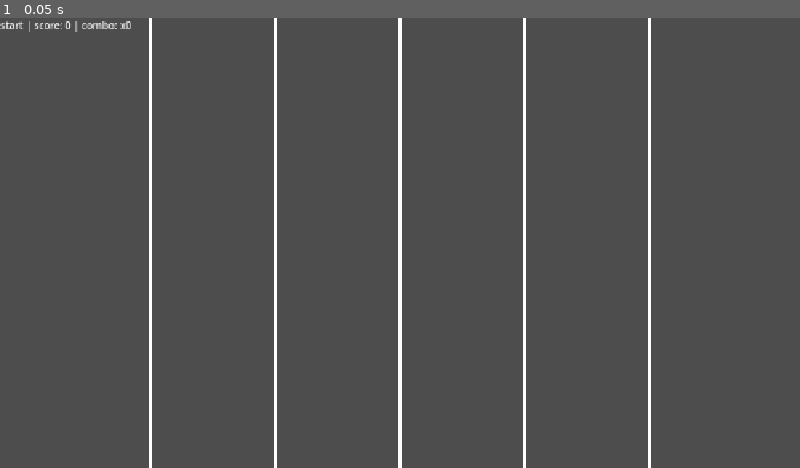
Above: before the commit, frame 1.
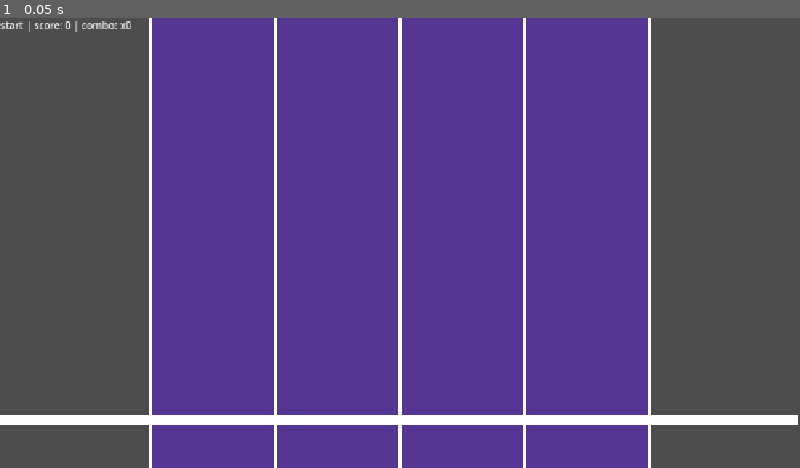
Above: after the commit, the same moment.

Repository: kocio07/rhytm-game
Game: Godot game, scene res://sceny/main.tscn
Same seed, same stepped clock (60 frames per second), same inputs: the game is played once before the commit and once after it. Sound files missing from this copy of the repository are replaced by a short silence.
Inputs:
- Up to frame 1 (0.05 s): no input

The runs differ from the first frame. In frame 1, 62% of the frame differs, in the area x 0-100%, y 0-100%.

Commit message:
added hit lane txt

Diff:
--- a/rhytmgame/sceny/main.tscn
+++ b/rhytmgame/sceny/main.tscn
@@ -240,7 +240,7 @@
 	var left = lane_centers[0] - lane_spacing / 2.0
 	# tlo torów
 	for i in range(LANE_COUNT):
-		draw_rect(Rect2(left + i * lane_spacing, 0, lane_spacing, h), Color(0.3, 0.3, 0.3))
+		draw_rect(Rect2(left + i * lane_spacing, 0, lane_spacing, h), Color(0.33, 0.21, 0.571, 1.0))
 	# separatory
 	for i in range(LANE_COUNT + 1):
 		draw_rect(Rect2(left + i * lane_spacing - 2.0, 0, 4.0, h), Color.WHITE)
@@ -259,6 +259,12 @@
 [node name="HitLane" type="Marker2D" parent="." unique_id=1112532239]
 position = Vector2(643, 592)
 
+[node name="ColorRect" type="ColorRect" parent="HitLane" unique_id=425184009]
+offset_left = -646.0
+offset_top = 45.0
+offset_right = 634.0
+offset_bottom = 59.0
+
 [node name="NotesContainer" type="Node2D" parent="." unique_id=1928295254]
 
 [node name="CanvasLayer" type="CanvasLayer" parent="." unique_id=1412352843]
